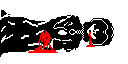
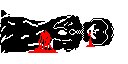
Comparing the layer stacks of the two w=128, h=64 images. Changes:
painted on "Layer 9" over (x1=0, y1=20, x2=5, y2=57)
